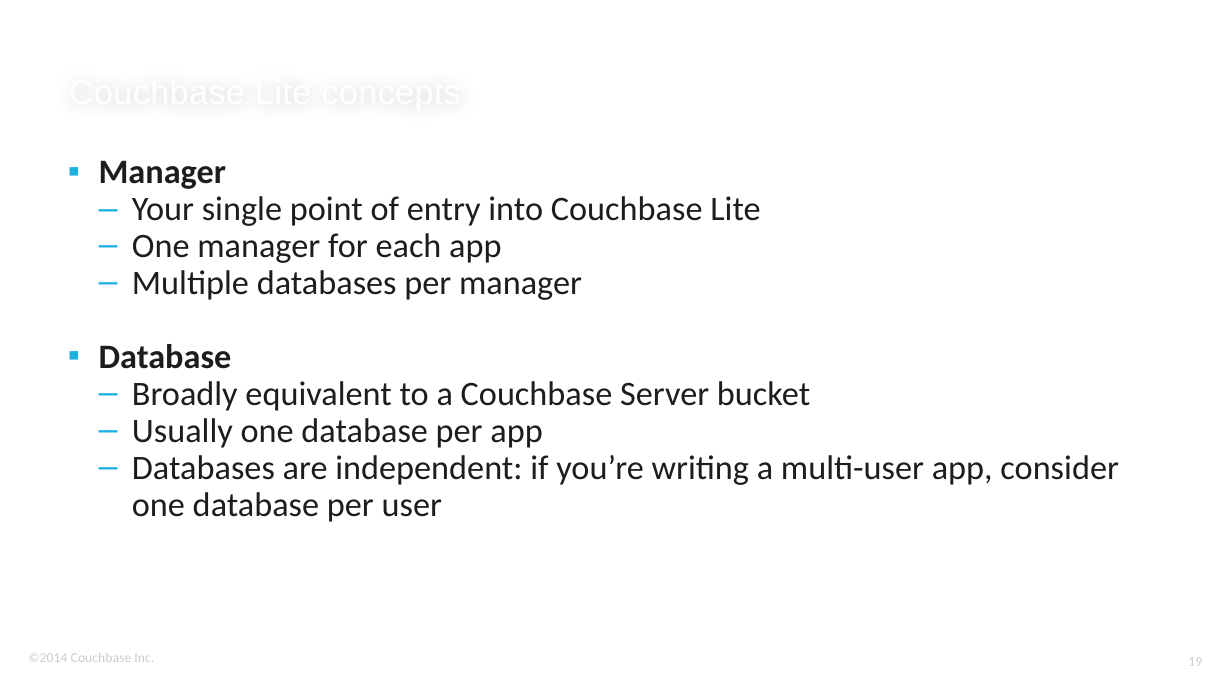
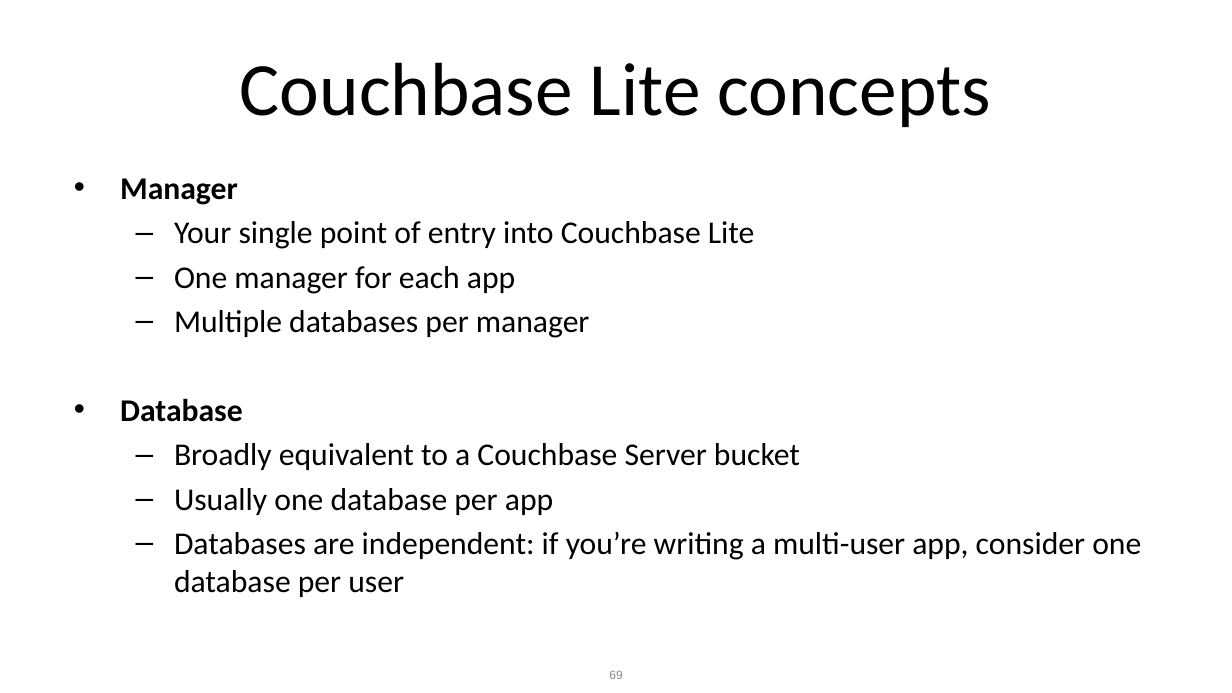
Before and after one commit to ldoguin/couchbase-mobile-android-workshop, a slide deck: slide 69 of AndroidWorkshopMasterDetailFlow.pptx (slide 19 before the commit). Drawn at 1232x693 pixels with LibreOffice and Linux fonts; fonts in the diff are those of the drawing; background and template pictures are left out. Boxes give left, top, right and bottom in pixels: in the first picture for what was removed or moved away, otherwise in the second. Text is boxed around its words. In the diff, an @@ line names an element or a change of style, - is before the commit and + after.

```diff
--- a/AndroidWorkshopMasterDetailFlow.pptx
+++ b/AndroidWorkshopMasterDetailFlow.pptx
@@ title "Couchbase Lite concepts": place and size @@
-title "Couchbase Lite concepts" at bbox=[63, 0, 1141, 118]
+title "Couchbase Lite concepts" at bbox=[240, 62, 991, 127]
@@ title "Couchbase Lite concepts" at bbox=[240, 62, 991, 127]: size 20 to 44 pt, font Arial to Calibri, text colour #FFFFFF to #000000, letter spacing 0.2 to 0 pt; alignment left to centre; vertical alignment bottom to middle @@
@@ text "Manager": place and size @@
-text "Manager" at bbox=[99, 160, 1118, 522]
+text "Manager" at bbox=[120, 178, 1141, 597]
@@ text "Manager" at bbox=[120, 178, 1141, 597]: size 20 to 18.5 pt, text colour #1E1C1C to #000000; bullet ▪ to •; line spacing 0.9 to 1; more space between paragraphs; indent changed @@
@@ text removed at bbox=[28, 653, 154, 662] @@
-©2014 Couchbase Inc.
@@ page number removed at bbox=[1188, 657, 1202, 666] @@
-19
@@ page number added at bbox=[609, 671, 622, 679], 7 pt, text #8C8C8C @@
+69
```
Also in this commit, not shown: 27 other slides changed, 58 slides added, 8 slides removed.
